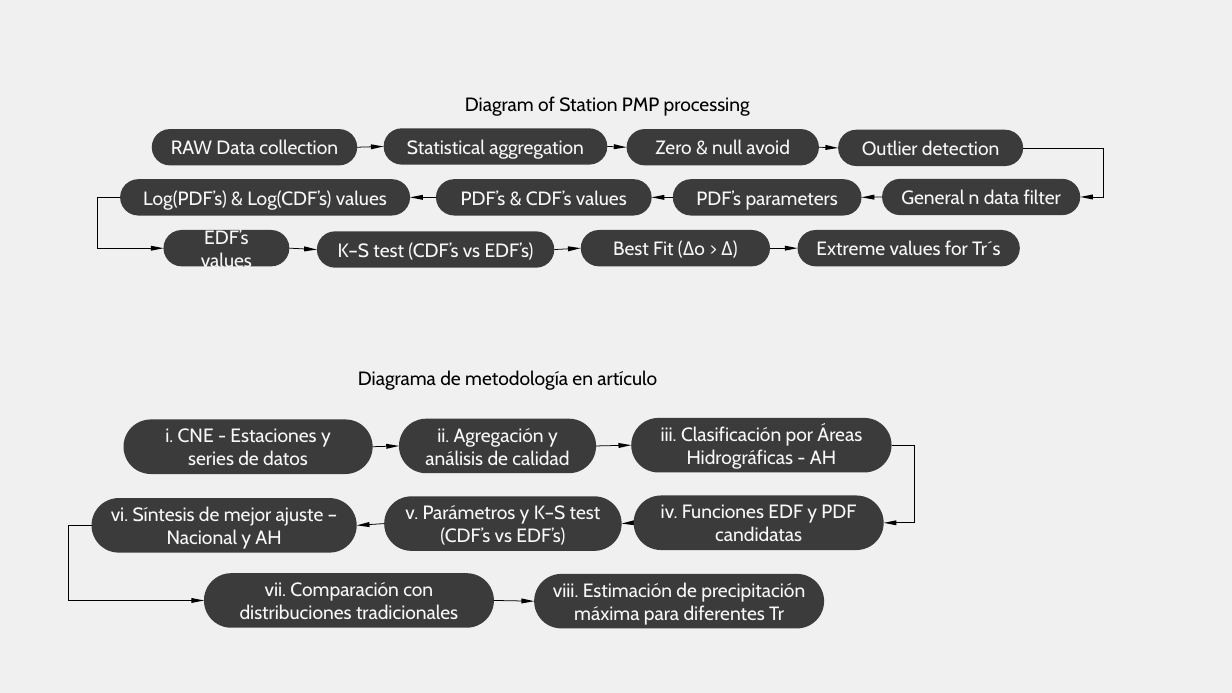
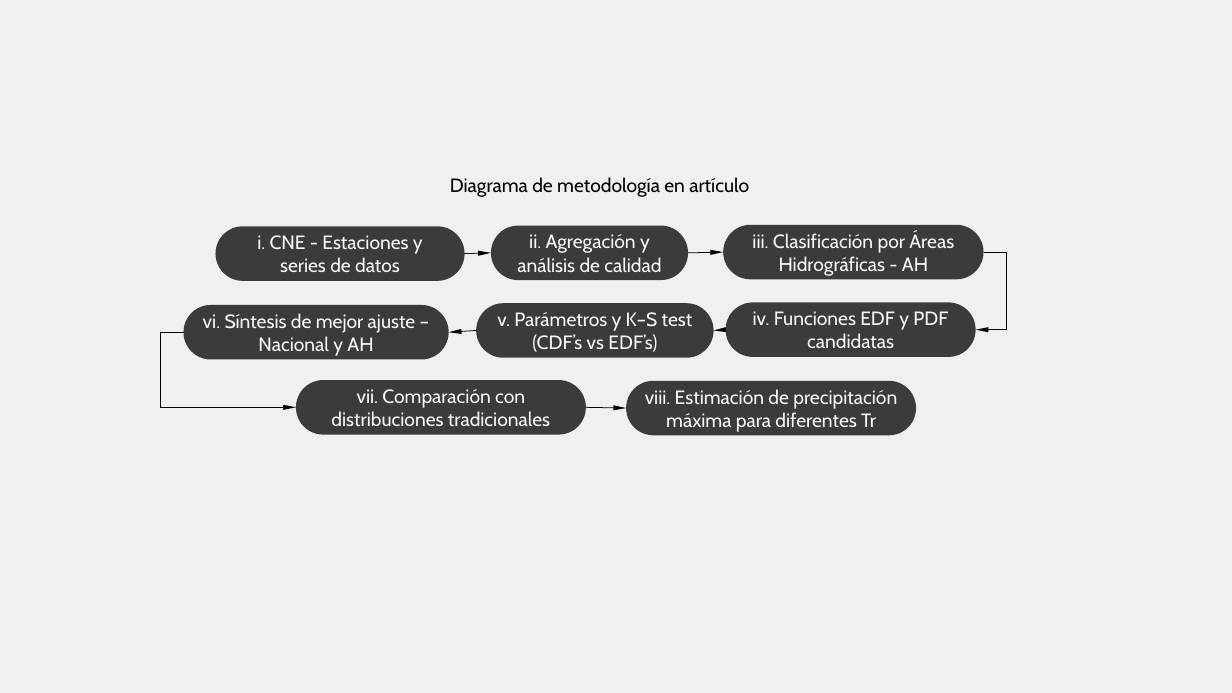
Before and after one commit to rcfdtools/R.HydroTools, a slide deck: slide 2 of tool/PMP/temp/diagram.pptx. Drawn at 1232x693 pixels with LibreOffice and Linux fonts; fonts in the diff are those of the drawing. Boxes give left, top, right and bottom in pixels: in the first picture for what was removed or moved away, otherwise in the second. Text is boxed around its words. In the diff, an @@ line names an element or a change of style, - is before the commit and + after.

Commit message:
General update.

```diff
--- a/tool/PMP/temp/diagram.pptx
+++ b/tool/PMP/temp/diagram.pptx
@@ text removed at bbox=[465, 96, 750, 116] @@
-Diagram of Station PMP processing
@@ rounded rectangle removed at bbox=[152, 129, 357, 165] @@
-RAW Data collection
@@ arrow removed from (358, 147) to (384, 147) @@
@@ rounded rectangle removed at bbox=[384, 128, 607, 165] @@
-Statistical aggregation
@@ arrow removed from (607, 147) to (627, 147) @@
@@ rounded rectangle removed at bbox=[627, 129, 819, 165] @@
-Zero & null avoid
@@ arrow removed from (819, 147) to (838, 148) @@
@@ rounded rectangle removed at bbox=[838, 129, 1023, 165] @@
-Outlier detection
@@ elbow arrow removed from (1023, 148) to (1080, 197) @@
@@ rounded rectangle removed at bbox=[120, 179, 410, 215] @@
-Log(PDF’s) & Log(CDF’s) values
@@ rounded rectangle removed at bbox=[436, 179, 653, 215] @@
-PDF’s & CDF’s values
@@ rounded rectangle removed at bbox=[673, 179, 861, 215] @@
-PDF’s parameters
@@ rounded rectangle removed at bbox=[883, 179, 1081, 215] @@
-General n data filter
@@ elbow arrow removed from (120, 198) to (164, 249) @@
@@ arrow removed from (436, 198) to (410, 198) @@
@@ arrow removed from (673, 198) to (652, 198) @@
@@ arrow removed from (883, 197) to (861, 198) @@
@@ rounded rectangle removed at bbox=[164, 230, 289, 266] @@
-EDF’s values
@@ rounded rectangle removed at bbox=[317, 231, 555, 267] @@
-K–S test (CDF’s vs EDF’s)
@@ rounded rectangle removed at bbox=[581, 230, 771, 266] @@
-Best Fit (Δo > Δ)
@@ rounded rectangle removed at bbox=[798, 230, 1020, 266] @@
-Extreme values for Tr´s
@@ arrow removed from (289, 249) to (317, 250) @@
@@ 3 rounded rectangles, 2 arrows, 1 text, 1 elbow arrow: place and size @@
-3 rounded rectangles, 2 arrows, 1 text, 1 elbow arrow at bbox=[68, 370, 892, 628]
+3 rounded rectangles, 2 arrows, 1 text, 1 elbow arrow at bbox=[161, 177, 984, 435]
@@ arrow removed from (555, 250) to (581, 249) @@
@@ arrow removed from (770, 249) to (798, 249) @@
@@ 5 rounded rectangles, 3 arrows, 1 elbow arrow: place and size @@
-5 rounded rectangles, 3 arrows, 1 elbow arrow at bbox=[124, 419, 915, 628]
+5 rounded rectangles, 3 arrows, 1 elbow arrow at bbox=[215, 226, 1006, 434]
```
Also in this commit, not shown: 1 other slide changed, 11 other files.
